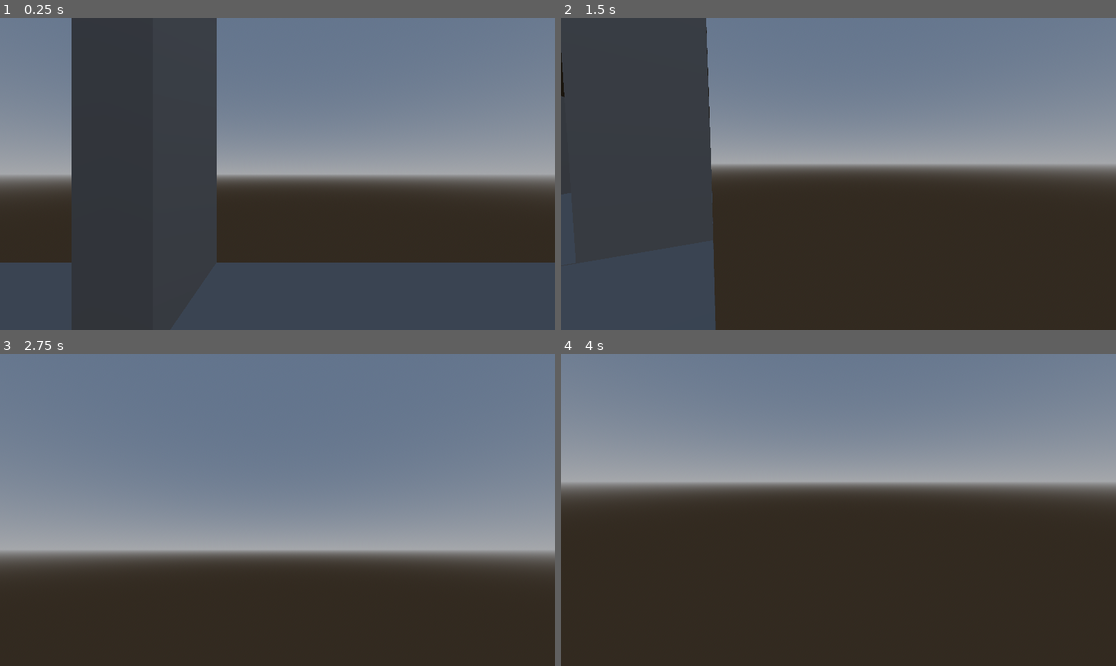
Above: before the commit, frames 1-4 (two rows, left to right).
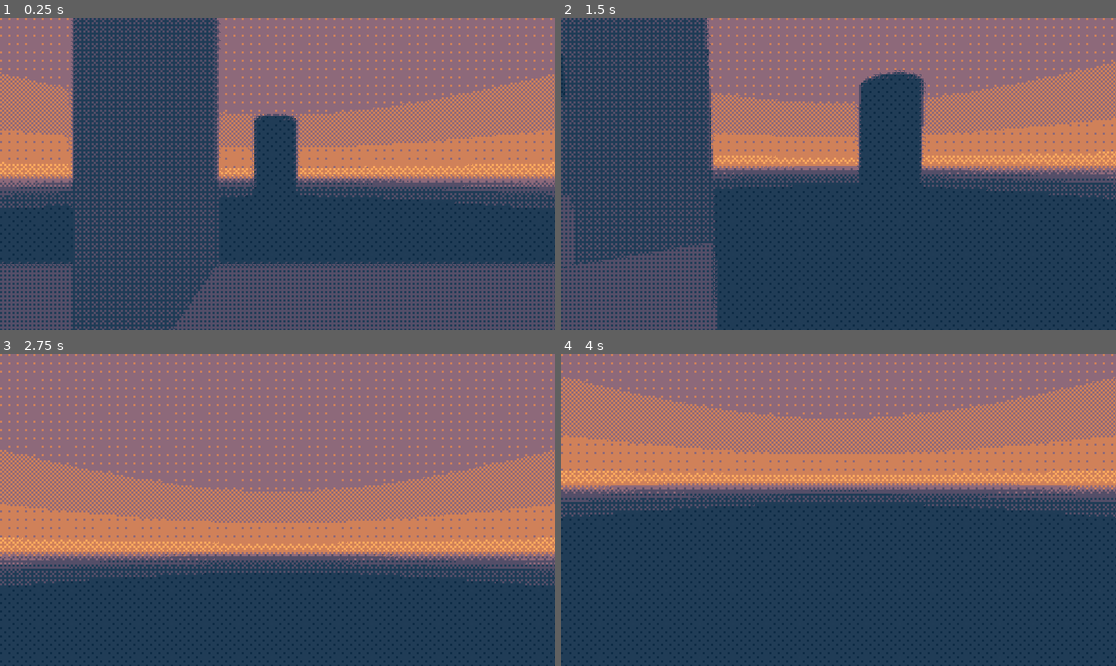
Above: after the commit, the same moments.

Repository: ajud123/screamroulettegame
Game: Godot game, scene res://node_3d.tscn
Two runs of this game, one before a commit and one after it. Both use one fixed random seed, a clock stepped at 60 frames per second and the inputs below.
Inputs (mouse positions are in pixels of both pictures, inside the frame that each line leads up to):
- Up to frame 1 (0.25 s): no input
- Up to frame 2 (1.5 s): tap Enter (ui_accept) at 0.5, 0.77 s; move the mouse to (866, 174) at 0.52 s; hold W (fwd) from 0.53 s (still down); tap A (l) at 0.6 s; tap D (r) at 0.8, 1.35 s; move the mouse to (810, 174) at 1.27 s
- Up to frame 3 (2.75 s): keep holding W (fwd); tap Enter (ui_accept) at 1.52 s; tap A (l) at 1.55 s; move the mouse to (288, 503) at 2.02 s; tap S (bck) at 2.1 s; tap D (r) at 2.3 s
- Up to frame 4 (4 s): keep holding W (fwd); tap Enter (ui_accept) at 2.75, 3.02, 3.5, 3.77 s; move the mouse to (832, 516) at 2.77 s; tap A (l) at 2.85 s; move the mouse to (877, 513) at 3.52 s; tap D (r) at 3.6 s

The runs differ from the first frame. In frame 1, 95% of the frame differs, in the area x 0-100%, y 0-100%; in frame 2, 86%; in frame 3, 99%; in frame 4, 99%.

Commit message:
added dithering

Diff:
--- /dev/null
+++ b/dither.gdshader
@@ -0,0 +1,79 @@
+/*
+This shader is under MIT license. Feel free to use, improve and
+change this shader according to your needs and consider sharing
+the modified result to godotshaders.com.
+*/
+// https://godotshaders.com/shader/dither-gradient-shader/
+// slightly modified to work with godot 4
+shader_type canvas_item;
+
+uniform sampler2D u_dither_tex: filter_nearest, repeat_enable;
+uniform sampler2D u_color_tex: filter_nearest;
+
+uniform sampler2D SCREEN_TEXTURE: hint_screen_texture;
+
+uniform int u_bit_depth;
+uniform float u_contrast;
+uniform float u_offset;
+uniform int u_dither_size;
+
+void fragment()
+{
+	// sample the screen texture at the desired output resolution (according to u_dither_size)
+	// this will effectively pixelate the resulting output
+	vec2 screen_size = vec2(textureSize(SCREEN_TEXTURE, 0)) / float(u_dither_size);
+	vec2 screen_sample_uv = floor(UV * screen_size) / screen_size;
+	vec3 screen_col = texture(SCREEN_TEXTURE, screen_sample_uv).rgb;
+
+	// calculate pixel luminosity (https://stackoverflow.com/questions/596216/formula-to-determine-brightness-of-rgb-color)
+	float lum = (screen_col.r * 0.299) + (screen_col.g * 0.587) + (screen_col.b * 0.114);
+
+	// adjust with contrast and offset parameters
+	float contrast = u_contrast;
+	lum = (lum - 0.5 + u_offset) * contrast + 0.5;
+	lum = clamp(lum, 0.0, 1.0);
+
+	// reduce luminosity bit depth to give a more banded visual if desired
+	float bits = float(u_bit_depth);
+	lum = floor(lum * bits) / bits;
+
+	// to support multicolour palettes, we want to dither between the two colours on the palette
+	// which are adjacent to the current pixel luminosity.
+	// to do this, we need to determine which 'band' lum falls into, calculate the upper and lower
+	// bound of that band, then later we will use the dither texture to pick either the upper or
+	// lower colour.
+
+	// get the palette texture size mapped so it is 1px high (so the x value however many colour bands there are)
+	ivec2 col_size = textureSize(u_color_tex, 0);
+	col_size /= col_size.y;
+
+	float col_x = float(col_size.x) - 1.0; // colour boundaries is 1 less than the number of colour bands
+	float col_texel_size = 1.0 / col_x; // the size of one colour boundary
+
+	lum = max(lum - 0.00001, 0.0); // makes sure our floor calculation below behaves when lum == 1.0
+	float lum_lower = floor(lum * col_x) * col_texel_size;
+	float lum_upper = (floor(lum * col_x) + 1.0) * col_texel_size;
+	float lum_scaled = lum * col_x - floor(lum * col_x); // calculates where lum lies between the upper and lower bound
+
+	// map the dither texture onto the screen. there are better ways of doing this that makes the dither pattern 'stick'
+	// with objects in the 3D world, instead of being mapped onto the screen. see lucas pope's details posts on how he
+	// achieved this in Obra Dinn: https://forums.tigsource.com/index.php?topic=40832.msg1363742#msg1363742
+	ivec2 noise_size = textureSize(u_dither_tex, 0);
+	vec2 inv_noise_size = vec2(1.0 / float(noise_size.x), 1.0 / float(noise_size.y));
+	vec2 noise_uv = UV * inv_noise_size * vec2(float(screen_size.x), float(screen_size.y));
+	float threshold = texture(u_dither_tex, noise_uv).r;
+
+	// adjust the dither slightly so min and max aren't quite at 0.0 and 1.0
+	// otherwise we wouldn't get fullly dark and fully light dither patterns at lum 0.0 and 1.0
+	threshold = threshold * 0.99 + 0.005;
+
+	// the lower lum_scaled is, the fewer pixels will be below the dither threshold, and thus will use the lower bound colour,
+	// and vice-versa
+	float ramp_val = lum_scaled < threshold ? 0.0f : 1.0f;
+	// sample at the lower bound colour if ramp_val is 0.0, upper bound colour if 1.0
+	float col_sample = mix(lum_lower, lum_upper, ramp_val);
+	vec3 final_col = texture(u_color_tex, vec2(col_sample, 0.5)).rgb;
+
+	// return the final colour!
+	COLOR.rgb = final_col;
+}
--- /dev/null
+++ b/dither/dithermaterial.tres
@@ -0,0 +1,14 @@
+[gd_resource type="ShaderMaterial" load_steps=4 format=3 uid="uid://bl33dmjydykr"]
+
+[ext_resource type="Shader" path="res://dither.gdshader" id="1_5tr78"]
+[ext_resource type="Texture2D" uid="uid://brpt5j38e6sdx" path="res://dither/palette_eeve.png" id="2_nvtbg"]
+[ext_resource type="Texture2D" uid="uid://cwnqi63frih3o" path="res://dither/bayer16tile2.png" id="3_635iq"]
+
+[resource]
+shader = ExtResource("1_5tr78")
+shader_parameter/u_bit_depth = 16
+shader_parameter/u_contrast = 1.0
+shader_parameter/u_offset = 0.0
+shader_parameter/u_dither_size = 3
+shader_parameter/u_dither_tex = ExtResource("3_635iq")
+shader_parameter/u_color_tex = ExtResource("2_nvtbg")
--- a/node_3d.tscn
+++ b/node_3d.tscn
@@ -1,5 +1,6 @@
-[gd_scene load_steps=11 format=3 uid="uid://cw02we5g60g88"]
+[gd_scene load_steps=14 format=3 uid="uid://cw02we5g60g88"]
 
+[ext_resource type="Material" uid="uid://bl33dmjydykr" path="res://dither/dithermaterial.tres" id="1_pax08"]
 [ext_resource type="PackedScene" uid="uid://c0md26rloyt4o" path="res://player.tscn" id="1_ugqi7"]
 [ext_resource type="PackedScene" uid="uid://bk46mxhiyydon" path="res://portal.tscn" id="2_chfjr"]
 [ext_resource type="Shader" path="res://portalshader.gdshader" id="3_a3dw7"]
@@ -31,12 +32,21 @@
 render_priority = 0
 shader = ExtResource("3_a3dw7")
 shader_parameter/gamma = 1.0
-shader_parameter/texture_albedo = SubResource("ViewportTexture_kw5u4")
+shader_parameter/texture_albedo = SubResource("ViewportTexture_cn7fi")
+
+[sub_resource type="CylinderMesh" id="CylinderMesh_xnv24"]
+
+[sub_resource type="StandardMaterial3D" id="StandardMaterial3D_aoibg"]
+albedo_color = Color(0.303627, 0.609701, 0, 1)
 
 [node name="Node3D" type="Node3D"]
 
 [node name="WorldEnvironment" type="WorldEnvironment" parent="."]
 environment = SubResource("Environment_ysoxx")
+
+[node name="player" parent="." instance=ExtResource("1_ugqi7")]
+unique_name_in_owner = true
+transform = Transform3D(-1, 0, 8.74228e-08, 0, 1, 0, -8.74228e-08, 0, -1, -0.0700753, 1.37182, -1.79159)
 
 [node name="house" type="CSGCombiner3D" parent="."]
 use_collision = true
@@ -107,10 +117,6 @@
 transform = Transform3D(1, -2.98023e-08, 0, 2.98023e-08, 1, 0, 0, 0, 1, 1.5921, 3.59931, -5.0863)
 size = Vector3(2.88062, 0.444336, 2.45166)
 
-[node name="player" parent="." instance=ExtResource("1_ugqi7")]
-unique_name_in_owner = true
-transform = Transform3D(-1, 0, 8.74228e-08, 0, 1, 0, -8.74228e-08, 0, -1, -0.0700753, 1.37182, -1.79159)
-
 [node name="portal" parent="." node_paths=PackedStringArray("pair") instance=ExtResource("2_chfjr")]
 transform = Transform3D(-4.37114e-08, 0, 1, 0, 1, 0, -1, 0, -4.37114e-08, -6.76137, 1.50586, -3.97123)
 material_override = SubResource("ShaderMaterial_1j7hb")
@@ -122,3 +128,25 @@
 material_override = SubResource("ShaderMaterial_sakah")
 pair = NodePath("../portal")
 size = Vector2(1.39, 3.055)
+
+[node name="Control" type="Control" parent="."]
+layout_mode = 3
+anchors_preset = 15
+anchor_right = 1.0
+anchor_bottom = 1.0
+grow_horizontal = 2
+grow_vertical = 2
+
+[node name="ColorRect" type="ColorRect" parent="Control"]
+material = ExtResource("1_pax08")
+layout_mode = 1
+anchors_preset = 15
+anchor_right = 1.0
+anchor_bottom = 1.0
+grow_horizontal = 2
+grow_vertical = 2
+
+[node name="MeshInstance3D" type="MeshInstance3D" parent="."]
+transform = Transform3D(1, 0, 0, 0, 1, 0, 0, 0, 1, -4.76837e-07, 1.55674, 3.02332)
+mesh = SubResource("CylinderMesh_xnv24")
+surface_material_override/0 = SubResource("StandardMaterial3D_aoibg")
Binary file added: dither/8-bit-rgbm-8x.png
Not shown, added: dither/8-bit-rgbm-8x.png.import
Binary file added: dither/bayer16tile2.png
Not shown, added: dither/bayer16tile2.png.import
Binary file added: dither/bayer2tile16.png
Not shown, added: dither/bayer2tile16.png.import
Binary file added: dither/bayer4tile8.png
Not shown, added: dither/bayer4tile8.png.import
Binary file added: dither/bayer8tile4.png
Not shown, added: dither/bayer8tile4.png.import
Binary file added: dither/blue_noise.png
Not shown, added: dither/blue_noise.png.import
(and 13 more such lines)
